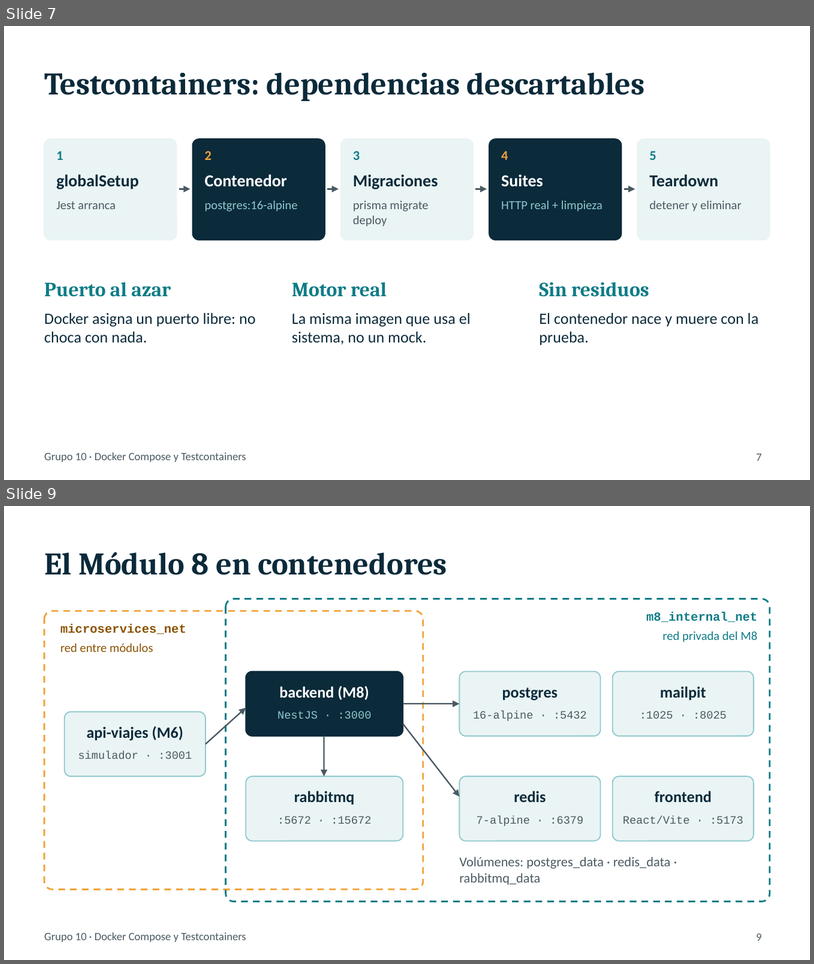
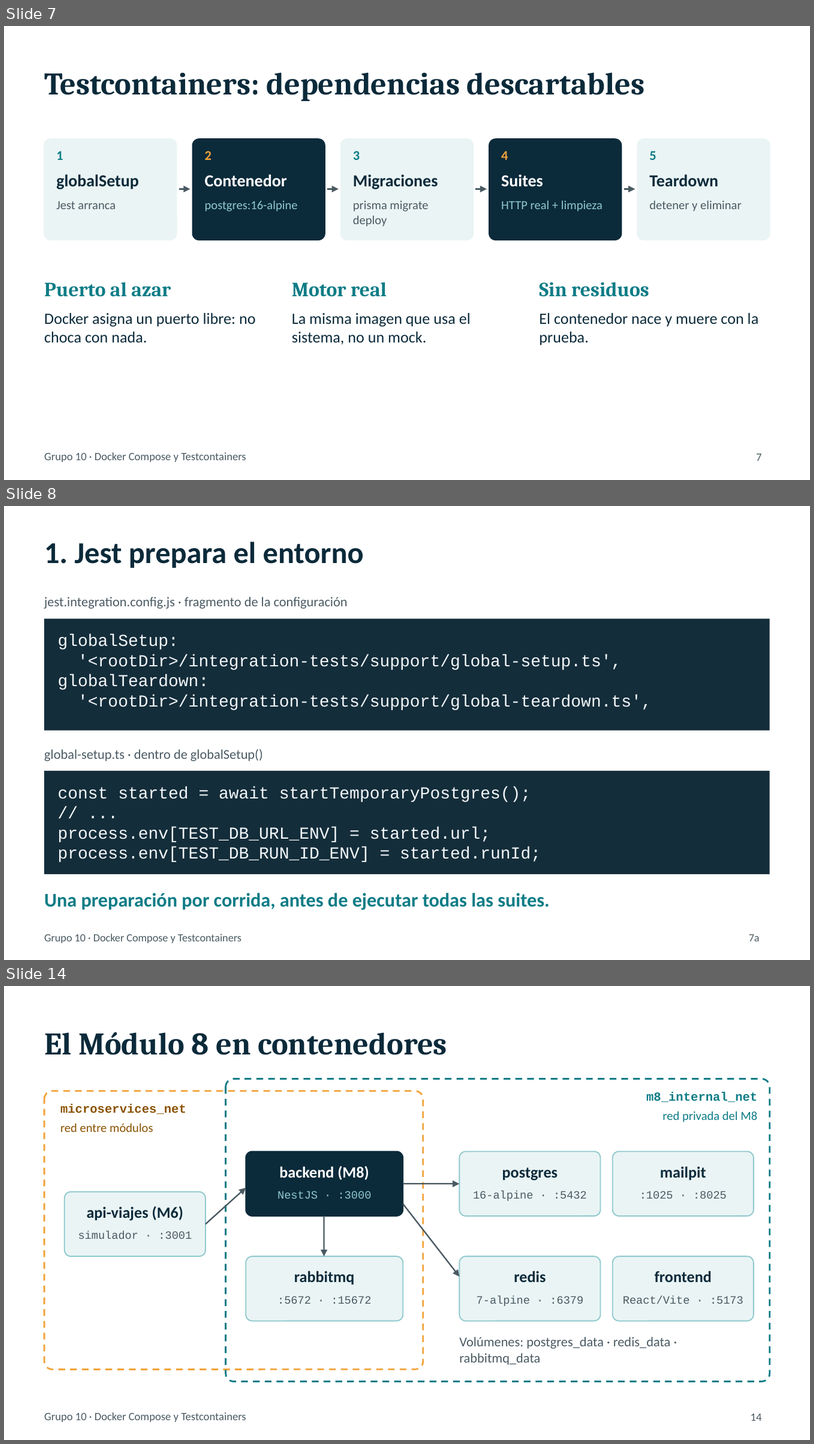
Before and after one commit to FRRe-DS/2026-10-TPI, a slide deck: TrabajoInvestigacion/Presentacion-Docker-Compose-Testcontainers-G10-con-codigo.pptx. Shown one above the other, each under a label of ours: slides 7 and 9 before the commit, slides 7, 8 and 14 after it; the slides between them are not shown. The pictures are 814x964 and 814x1444 pixels, drawn with LibreOffice and Linux fonts; fonts in the diff are those of the drawing. Boxes give left, top, right and bottom in pixels: in the first picture for what was removed or moved away, otherwise in the second. Text is boxed around its words. In the diff, an @@ line names an element or a change of style, - is before the commit and + after.

Commit message:
Add files via upload
Hice cambios en mi parte de TestContainer y agregue el código para que se pueda ver correctamente

```diff
--- a/TrabajoInvestigacion/Presentacion-Docker-Compose-Testcontainers-G10-con-codigo.pptx
+++ b/TrabajoInvestigacion/Presentacion-Docker-Compose-Testcontainers-G10-con-codigo.pptx
@@ slide 8 added at <box>4,506,810,960</box>, background #FFFFFF @@
@@ text added at <box>44,541,364,568</box>, 27 pt, text #0B2A3A, bold @@
+1. Jest prepara el entorno
@@ text added at <box>44,597,348,609</box>, 12 pt, text #4A5A63 @@
+jest.integration.config.js · fragmento de la configuración
@@ rectangle added at <box>44,619,770,731</box>, fill #142D3A @@
@@ text added at <box>58,634,652,710</box>, 15 pt, text #F3F7FA @@
+globalSetup:
+'<rootDir>/integration-tests/support/global-setup.ts',
+globalTeardown:
+'<rootDir>/integration-tests/support/global-teardown.ts',
@@ text added at <box>44,749,263,761</box>, 12 pt, text #4A5A63 @@
+global-setup.ts · dentro de globalSetup()
@@ rectangle added at <box>44,771,770,874</box>, fill #142D3A @@
@@ text added at <box>58,786,541,862</box>, 15 pt, text #F3F7FA @@
+const started = await startTemporaryPostgres();
+// ...
+process.env[TEST_DB_URL_ENV] = started.url;
+process.env[TEST_DB_RUN_ID_ENV] = started.runId;
@@ text added at <box>44,892,550,910</box>, 17.2 pt, text #0E7C86, bold @@
+Una preparación por corrida, antes de ejecutar todas las suites.
@@ text added at <box>44,933,242,943</box>, 9.8 pt, text #4A5A63 @@
+Grupo 10 · Docker Compose y Testcontainers
@@ text added at <box>749,934,760,941</box>, 9.8 pt, text #4A5A63 @@
+7a
@@ what was slide 9 is now slide 14 @@
@@ page number at <box>751,1413,762,1420</box>: text changed @@
-9
+14
```
Also in this commit, not shown: 5 other slides added, 1 slide removed.
